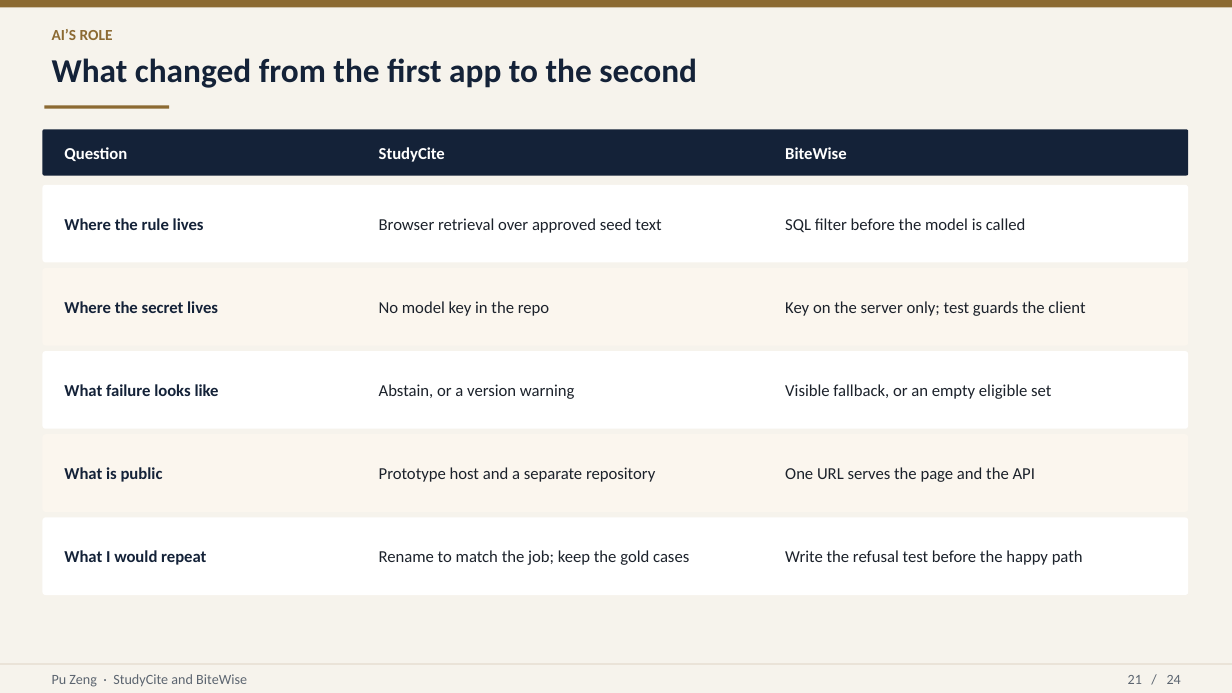
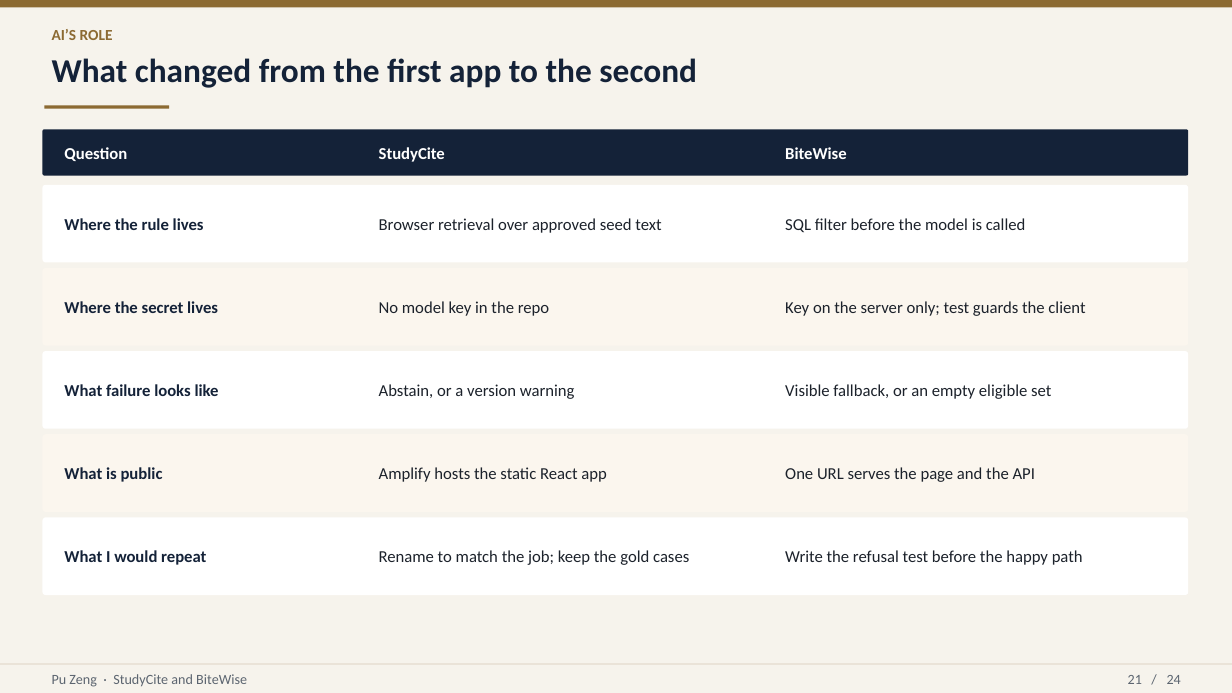
Before and after one commit to puzeng/AIML505_BiteWise, a slide deck: slide 21 of STUDYCITE_BITEWISE_CAPSTONE.pptx. Drawn at 1232x693 pixels with LibreOffice and Linux fonts; fonts in the diff are those of the drawing. Boxes give left, top, right and bottom in pixels: in the first picture for what was removed or moved away, otherwise in the second. Text is boxed around its words. In the diff, an @@ line names an element or a change of style, - is before the commit and + after.

Commit message:
Point the capstone deck at the published StudyCite app.
The first app's live demo is the Amplify host, with screenshots of that build, and App Runner stays a config file rather than the address that answers.

```diff
--- a/STUDYCITE_BITEWISE_CAPSTONE.pptx
+++ b/STUDYCITE_BITEWISE_CAPSTONE.pptx
@@ text at [379, 467, 606, 482]: text changed @@
-Prototype host and a separate repository
+Amplify hosts the static React app
```
Also in this commit, not shown: 6 other slides changed, 4 other files.
